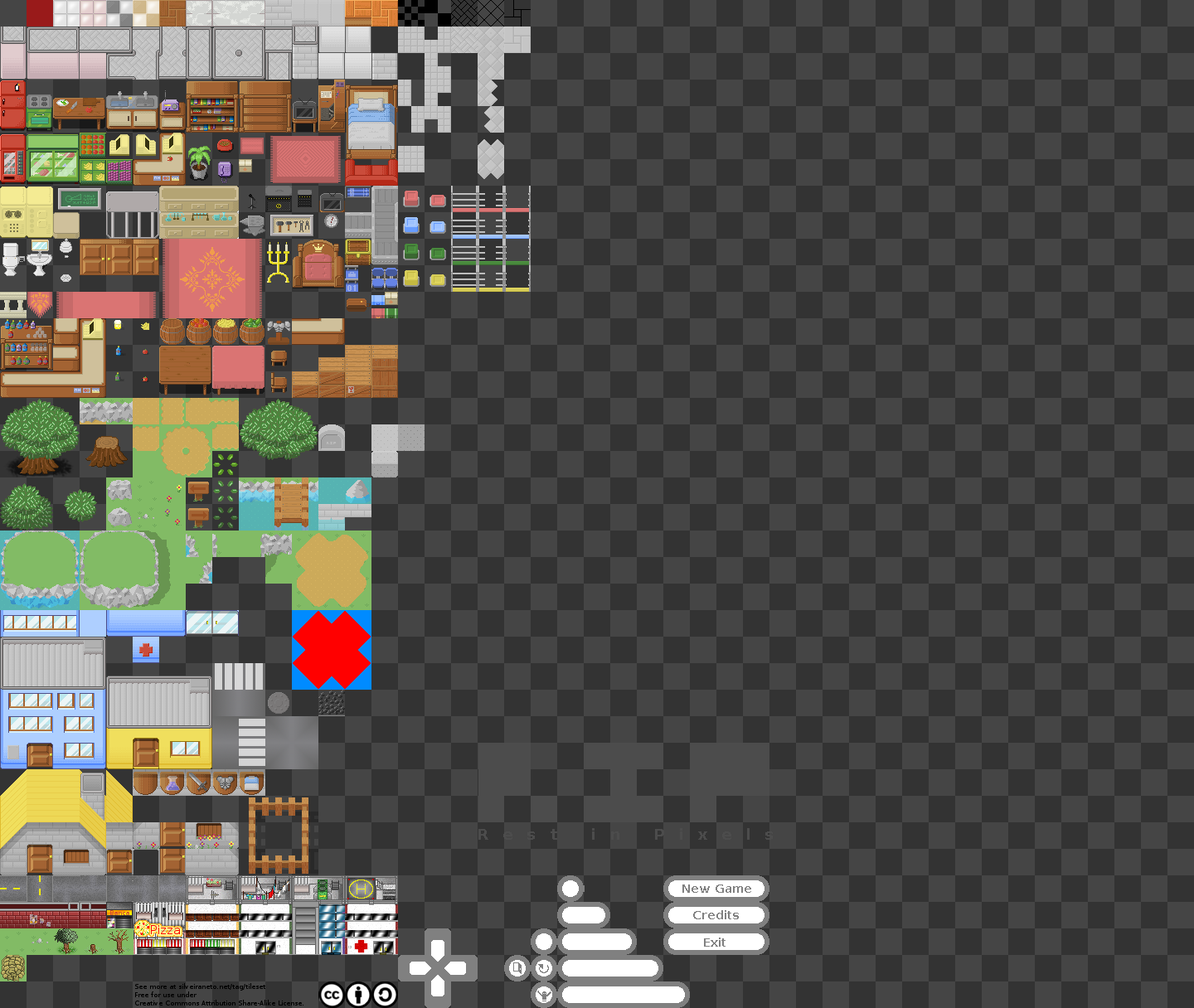
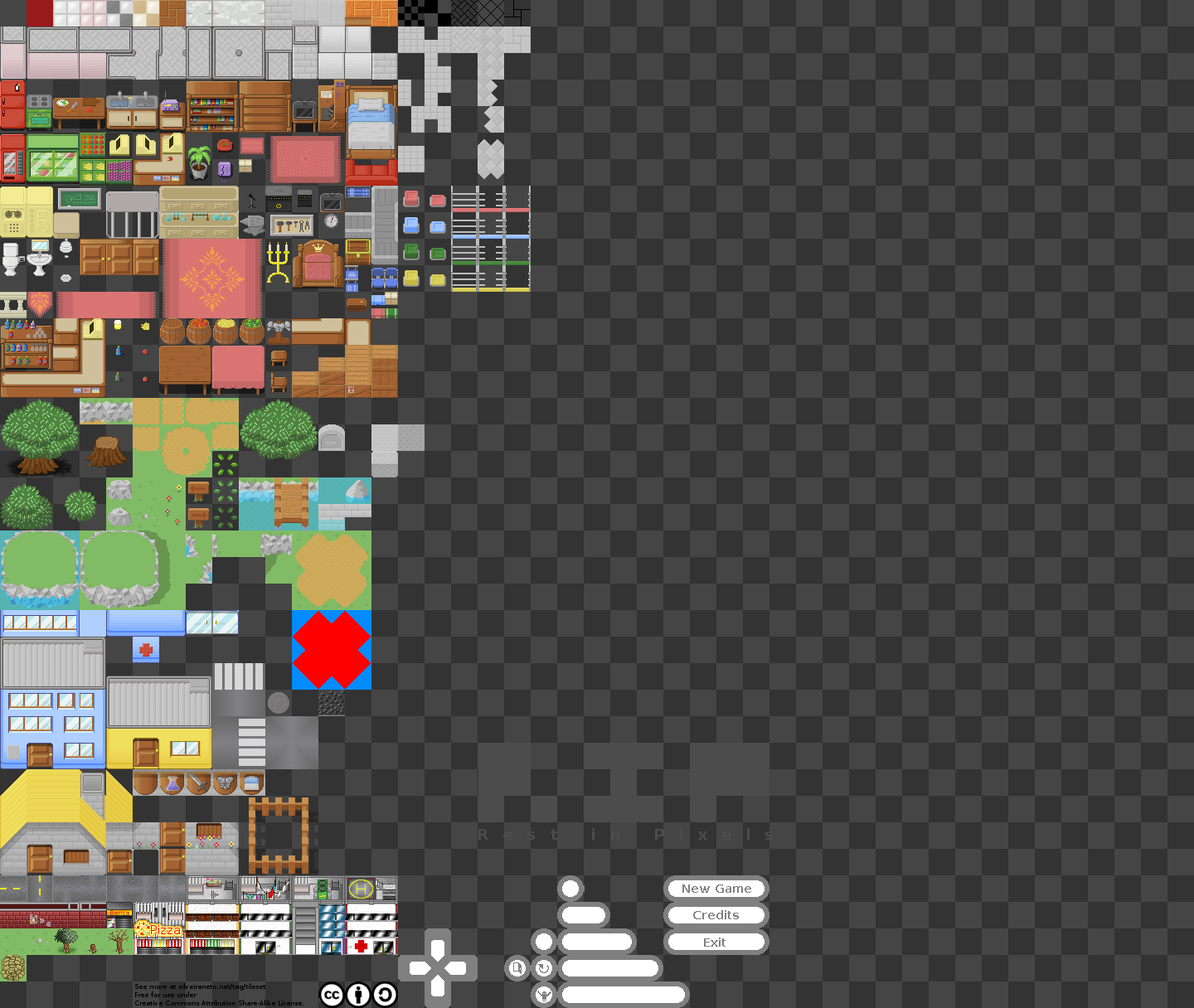
Before/after of a 1194×1008 layered artwork. What changed in the layer stack:
painted on "Background" over left=344, top=318, right=372, bottom=345
